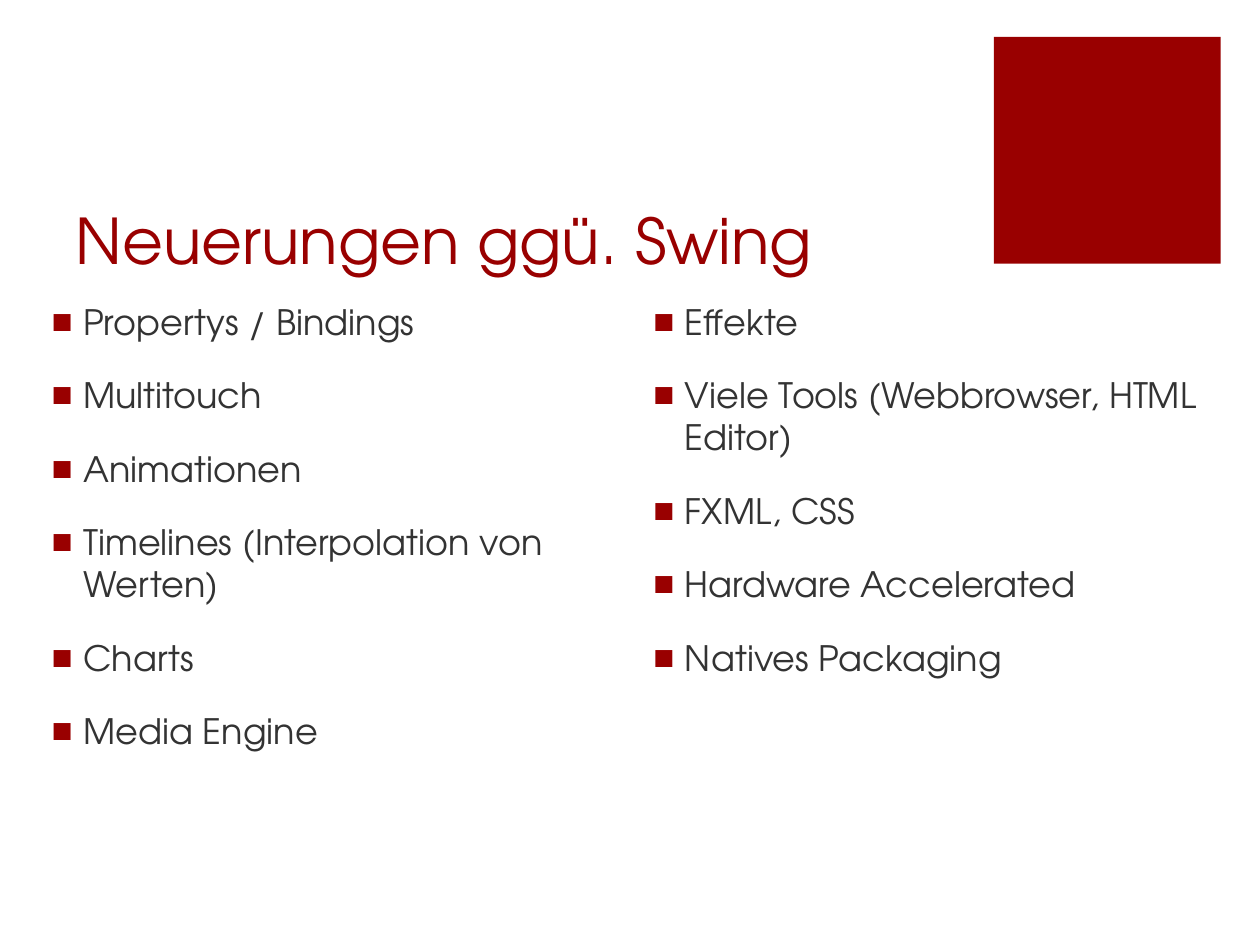
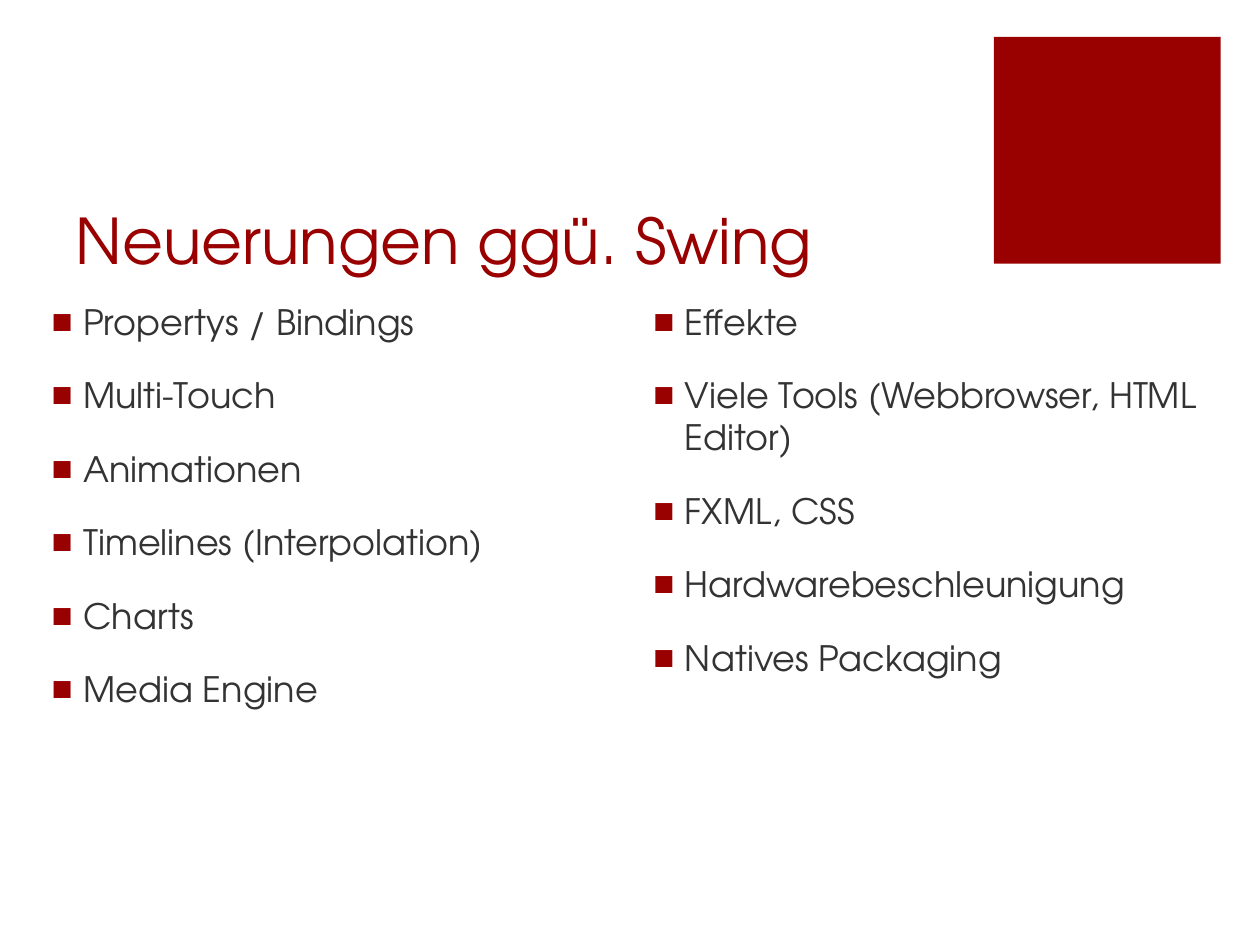
Before and after one commit to Morkunas/jfxusergroup, a slide deck: slide 5 of JavaFX-UserGroup.pptx. Drawn at 1260x945 pixels with LibreOffice and Linux fonts; fonts in the diff are those of the drawing; background and template pictures are left out. Boxes give left, top, right and bottom in pixels: in the first picture for what was removed or moved away, otherwise in the second. Text is boxed around its words. In the diff, an @@ line names an element or a change of style, - is before the commit and + after.

```diff
--- a/JavaFX-UserGroup.pptx
+++ b/JavaFX-UserGroup.pptx
@@ text at (x1=83, y1=382, x2=275, y2=409): text changed @@
-■ Multitouch
+■ Multi-Touch
@@ text at (x1=83, y1=529, x2=482, y2=563): text changed @@
-■ Timelines (Interpolation von Werten)
+■ Timelines (Interpolation)
@@ text at (x1=685, y1=571, x2=1125, y2=605): text changed @@
-■ Hardware Accelerated
+■ Hardwarebeschleunigung
```
Also in this commit, not shown: 7 other slides changed, 3 slides added, 1 slide removed.
